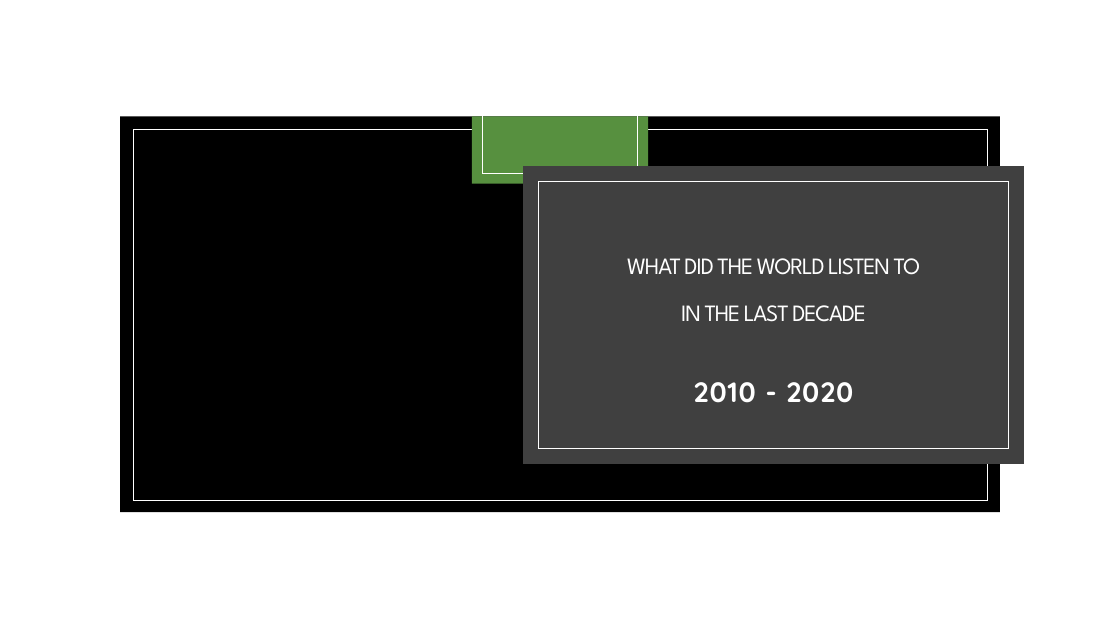
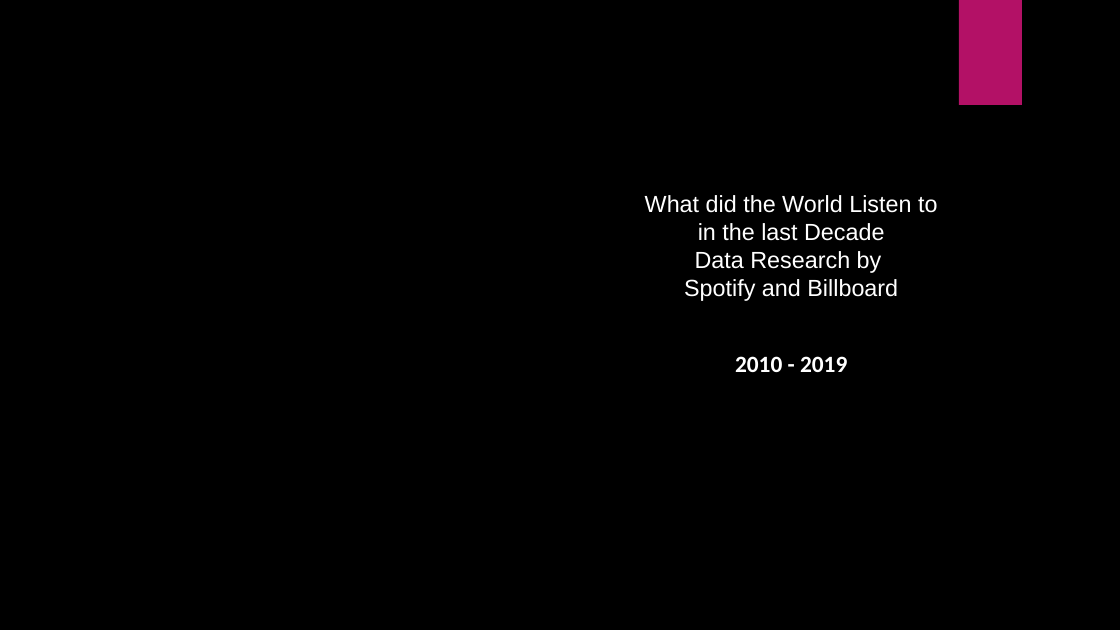
Before and after one commit to thomasbjohnson/Group-Project-1, a slide deck: slide 1 of What Did We Listen To 2010-2020.pptx. Drawn at 1120x630 pixels with LibreOffice and Linux fonts; fonts in the diff are those of the drawing; background and template pictures are left out. Boxes give left, top, right and bottom in pixels: in the first picture for what was removed or moved away, otherwise in the second. Text is boxed around its words. In the diff, an @@ line names an element or a change of style, - is before the commit and + after.

```diff
--- a/What Did We Listen To 2010-2020.pptx
+++ b/What Did We Listen To 2010-2020.pptx
@@ rectangle removed at (0,0,1120,630) @@
@@ rectangle added at (959,0,1022,105), fill #B31166 @@
@@ rectangle removed at (120,117,1000,513) @@
@@ rectangle removed at (472,117,649,184) @@
@@ line removed from (482, 117) to (482, 173) @@
@@ line removed from (638, 117) to (638, 173) @@
@@ rectangle removed at (133,129,987,500) @@
@@ line removed from (482, 173) to (638, 173) @@
@@ rectangle removed at (523,166,1024,464) @@
@@ rectangle removed at (539,181,1009,449) @@
@@ title "What did the World Listen ..." at (645,195,937,301): vertical alignment middle to bottom @@
@@ title at (645,195,937,301): text changed; font League Spartan to Arial @@
-WHAT DID THE WORLD LISTEN TO
-IN THE LAST DECADE
+What did the World Listen to
+in the last Decade
+Data Research by
+Spotify and Billboard
@@ subtitle at (735,356,847,372): text changed; size 24 to 20 pt; font Quicksand to Calibri @@
-2010 - 2020
+2010 - 2019
```
Also in this commit, not shown: 1 other slide changed, 6 slides added, 4 slides removed.
